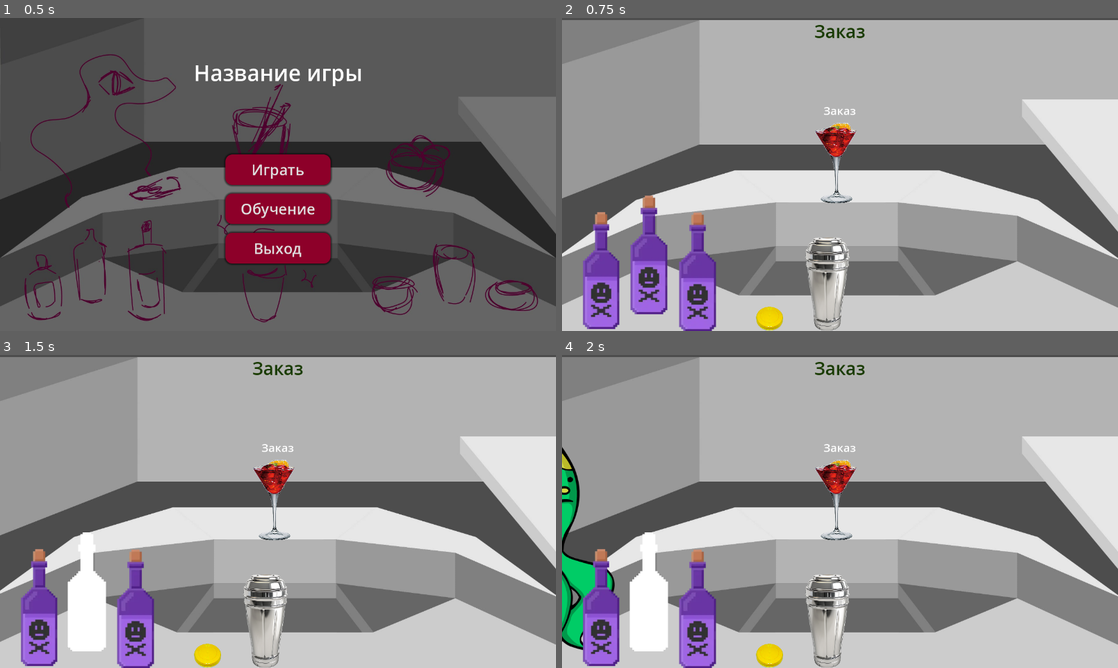
Above: before the commit, frames 1-4 (two rows, left to right).
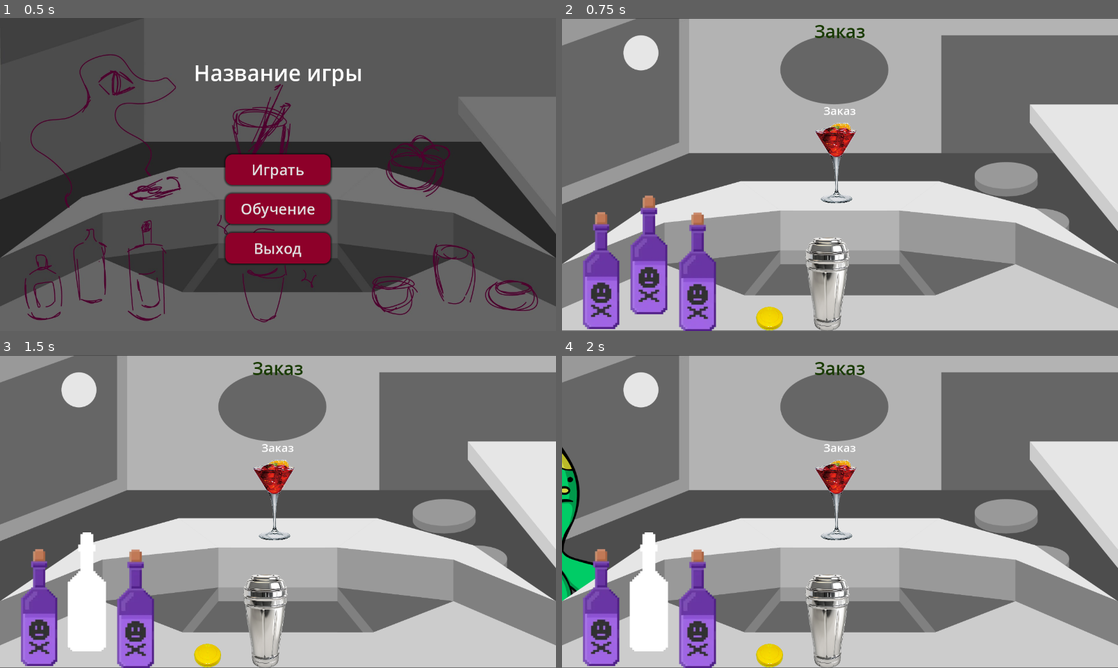
Above: after the commit, the same moments.

Repository: Svinkimer/BartenderGameJam
Game: Godot game, scene res://Scenes/main_menu.tscn
The game is run twice, just before and just after one commit, with the same random seed, the same clock (stepped at 60 frames per second) and the same inputs.
Inputs (mouse positions are in pixels of both pictures, inside the frame that each line leads up to):
- Up to frame 1 (0.5 s): no input
- Up to frame 2 (0.75 s): click "Играть" at 0.5 s
- Up to frame 3 (1.5 s): tap Enter at 1.25 s; move the mouse to (88, 592) at 1.27 s; click (88, 592) at 1.42 s
- Up to frame 4 (2 s): no input

Frame 1 is identical in both runs. In frame 2, 34% of the frame differs, in the area x 0-100%, y 0-100%; in frame 3, 34%; in frame 4, 34%.

Commit message:
feat: assets update (not really big)

Diff:
--- a/Scenes/bar_scene.tscn
+++ b/Scenes/bar_scene.tscn
@@ -1,9 +1,10 @@
-[gd_scene load_steps=20 format=3 uid="uid://nexu324ps2np"]
+[gd_scene load_steps=21 format=3 uid="uid://nexu324ps2np"]
 
-[ext_resource type="Texture2D" uid="uid://bp6mr54jpka4m" path="res://Assets/Graphics/barBacrground.jpg" id="1_dguys"]
 [ext_resource type="Script" uid="uid://kxs6hx601h0l" path="res://Scripts/base_scene_script.gd" id="1_w82d0"]
 [ext_resource type="Texture2D" uid="uid://mq01g4du4bav" path="res://Assets/Graphics/bottle-asset.png" id="2_grsh6"]
+[ext_resource type="Texture2D" uid="uid://cqk4tvlef13s8" path="res://Assets/Graphics/bacrground.png" id="2_lmx1c"]
 [ext_resource type="Script" uid="uid://wc3t5o6oddbj" path="res://Scripts/bottle_script_new.gd" id="3_dguys"]
+[ext_resource type="Texture2D" uid="uid://ci34sindc0fk7" path="res://Assets/Graphics/bar.png" id="3_lmx1c"]
 [ext_resource type="Texture2D" uid="uid://bj6wa8lkswbuf" path="res://Assets/Graphics/shaker.webp" id="3_v4ssl"]
 [ext_resource type="Shader" uid="uid://cgavux134173s" path="res://Scripts/highlight.gdshader" id="4_rj2d4"]
 [ext_resource type="Resource" uid="uid://bd7w6ca452nqg" path="res://Scripts/ingredients/tonic.tres" id="4_vgg6j"]
@@ -41,11 +42,16 @@
 [node name="AlienSpawningPoint" type="Marker2D" parent="."]
 position = Vector2(-936, 57)
 
-[node name="BarBacrground" type="Sprite2D" parent="."]
+[node name="Bacrground" type="Sprite2D" parent="."]
 z_index = -2
-position = Vector2(-6.9855, 6.50002)
-scale = Vector2(0.68436, 0.668734)
-texture = ExtResource("1_dguys")
+position = Vector2(-13.0005, 32.875)
+scale = Vector2(0.723834, 0.723843)
+texture = ExtResource("2_lmx1c")
+
+[node name="Bar" type="Sprite2D" parent="."]
+position = Vector2(-0.203899, 187.234)
+scale = Vector2(0.666454, 0.609679)
+texture = ExtResource("3_lmx1c")
 
 [node name="Bottle2" type="Area2D" parent="."]
 position = Vector2(-440, 185)
Binary file added: Assets/Graphics/bacrground.png
Not shown, added: Assets/Graphics/bacrground.png.import
Binary file added: Assets/Graphics/bar.png
Not shown, added: Assets/Graphics/bar.png.import
Binary file added: Assets/Graphics/bottle1.png
Not shown, added: Assets/Graphics/bottle1.png.import
Binary file added: Assets/Graphics/bottle2.png
Not shown, added: Assets/Graphics/bottle2.png.import
